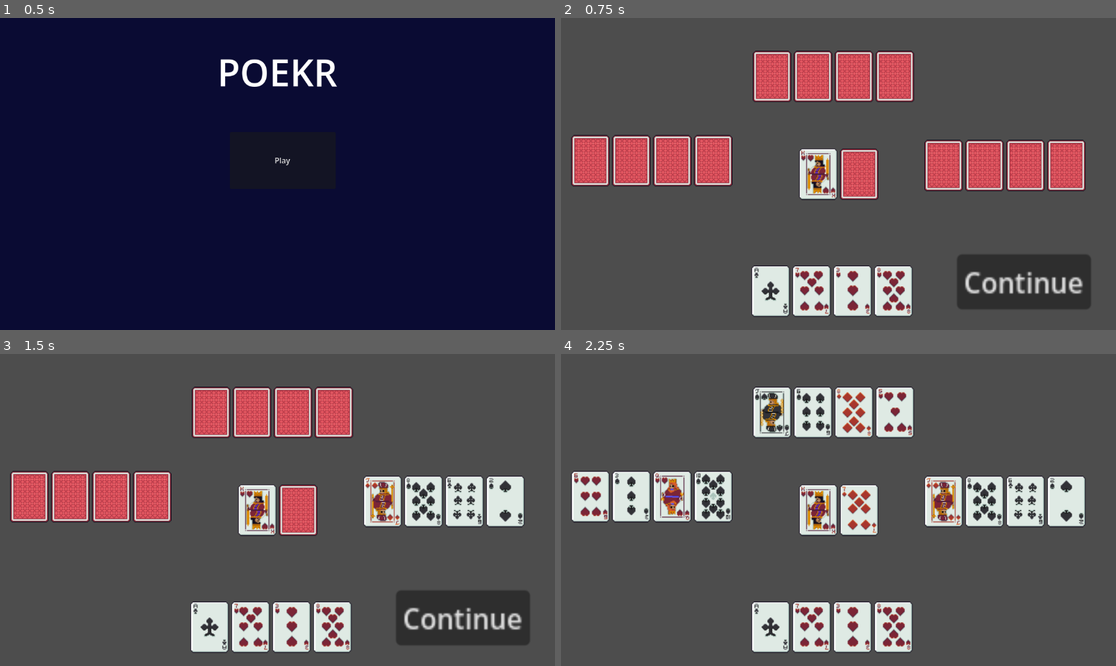
Above: before the commit, frames 1-4 (two rows, left to right).
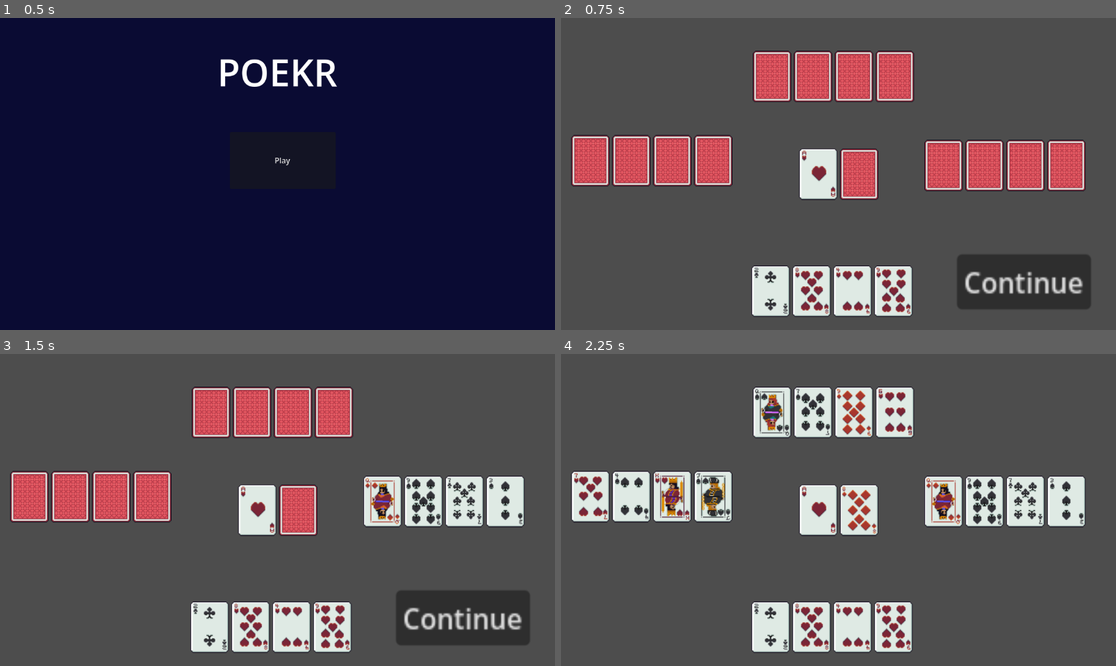
Above: after the commit, the same moments.

Repository: joey-x-y/card-game
Game: Godot game, scene res://Scenes/Main.tscn
Same seed, same stepped clock (60 frames per second), same inputs: the game is played once before the commit and once after it.
Inputs:
- Up to frame 1 (0.5 s): no input
- Up to frame 2 (0.75 s): click "Play" at 0.5 s
- Up to frame 3 (1.5 s): click "Continue" at 1.25 s
- Up to frame 4 (2.25 s): click "Continue" at 2 s

Frame 1 is identical in both runs. In frame 2, 1.5% of the frame differs, in the area x 34-63%, y 42-95%; in frame 3, 2.5%; in frame 4, 5.1%, in the area x 2-95%, y 11-95%.

Commit message:
Fixed high card comparisons and saves order of best to worst

Diff:
--- a/Scripts/CardData.gd
+++ b/Scripts/CardData.gd
@@ -10,7 +10,6 @@
 }
 
 var Ranks = {
-	1: "ACE",
 	2: "TWO",
 	3: "THREE",
 	4: "FOUR",
@@ -23,6 +22,7 @@
 	11: "JACK",
 	12: "QUEEN",
 	13: "KING",
+	14: "ACE",
 	0: "JOKER",
 }
 
@@ -33,7 +33,7 @@
 var front_texture
 var back_texture
 
-func _init(suit: Suit = Suit.SPADES, rank: int = 1):
+func _init(suit: Suit = Suit.SPADES, rank: int = 2):
 	self.suit = suit
 	self.rank = rank
 	id = Ranks[rank] + "_" + String(Suit.find_key(suit))
--- a/Scripts/CardSorter.gd
+++ b/Scripts/CardSorter.gd
@@ -43,6 +43,27 @@
 
 	return ranks
 
+static func check_all_same_suit(cards):
+	# will be false if joker first
+	var suit = cards[0].card.suit
+	var i = 1
+	while i < cards.size():
+		if cards[i].card.suit != suit && cards[i].card.suit != 4:
+			return false
+
+	return true
+
+static func check_all_same_rank(cards):
+	# will be false if joker first
+	var rank = cards[0].card.rank
+	var i = 1
+	while i < cards.size():
+		if cards[i].card.rank != rank && cards[i].card.rank != 0:
+			return false
+
+	return true
+
+
 
 static func check_contain_rank(rank, cards):
 	for card in cards:
@@ -81,13 +102,71 @@
 			c += 1
 	return c
 
-static func count_jokers_by_id(cards: Array[String]):
-	return cards.count("JOKER_NONE")
+static func remove_jokers(cards):
+	var new_array = []
+	for c in cards:
+		if c.card.rank != 0:
+			new_array.append(c)
 
-static func remove_jokers(cards):
-	for i in range(cards.size()):
-		if cards[i].card.rank == 0:
-			cards.remove_at(i)
-			i -= 1
+	return new_array
 
-	return cards
+static func get_best_hand(a, b, straight = false):
+	var hand = min(a.size(), 5)
+	for i in range(hand):
+		var an = a[i].card.rank
+		var bn = b[i].card.rank
+		# Joker Check
+		if an == 0:
+			an = find_expected_joker_rank(a, straight)
+		if bn  == 0:
+			bn = find_expected_joker_rank(b, straight)
+
+		# normal check
+		if an > bn:
+			return a
+		elif an < bn:
+			return b
+
+	# for now, hand a wins ties until i implement pushes
+	return a
+
+static func find_expected_joker_rank(cards, straight):
+	# questoinable with multiple jokers, may need to pass in variable, for 1st, 2nd, etc
+	if count_jokers(cards) == 0:
+		return 0
+	if straight:
+		if cards[0].card.rank == 0:
+			if cards[1].card.rank == 0:
+				var i = 2
+				while i < cards.size():
+					if cards[i].card.rank == 0:
+						i += 1
+					else:
+						return cards[i].card.rank + i
+			else:
+				return cards[1].card.rank + 1
+
+		else:
+			var i = 1
+			while i < cards.size():
+				if cards[i].card.rank == 0:
+					return cards[0].card.rank - i
+				else:
+					i += 1
+
+	elif CardSorter.check_all_same_suit(cards):
+		var i = 14
+		while i > 0:
+			if CardSorter.check_contain_rank(i, cards):
+				i -= 1
+			else:
+				return i
+
+		return cards[0].card.rank
+	else:
+		if cards.size() == 5:
+			if cards[4].card.rank == 0:
+				return cards[2].card.rank
+		return cards[0].card.rank
+
+	return 0
--- a/Scripts/Character.gd
+++ b/Scripts/Character.gd
@@ -25,7 +25,7 @@
 
 func give_card(card):
 	hand.add(card)
-	print(State[state], " ", CardData.Suit.find_key(card.card.suit), " ", card.card.Ranks[card.card.rank])
+	# print(State[state], " ", CardData.Suit.find_key(card.card.suit), " ", card.card.Ranks[card.card.rank])
 
 func get_state_name():
 	return State[state]
@@ -42,3 +42,11 @@
 func pick_discard():
 	#TODO: Implement discard picking
 	return [hand.hand[0], hand.hand[1]]
+
+func set_hand(cards):
+	wipe_hand()
+	for c in cards:
+		give_card(c)
+
+func wipe_hand():
+	hand.clear()
--- a/Scripts/Deck.gd
+++ b/Scripts/Deck.gd
@@ -4,7 +4,6 @@
 var cards: Array[Card] = []
 
 func _ready():
-	cards.append(Card.new(CardData.new(CardData.Suit.SPADES, 1)))
 	cards.append(Card.new(CardData.new(CardData.Suit.SPADES, 2)))
 	cards.append(Card.new(CardData.new(CardData.Suit.SPADES, 3)))
 	cards.append(Card.new(CardData.new(CardData.Suit.SPADES, 4)))
@@ -17,7 +16,7 @@
 	cards.append(Card.new(CardData.new(CardData.Suit.SPADES, 11)))
 	cards.append(Card.new(CardData.new(CardData.Suit.SPADES, 12)))
 	cards.append(Card.new(CardData.new(CardData.Suit.SPADES, 13)))
-	cards.append(Card.new(CardData.new(CardData.Suit.HEARTS, 1)))
+	cards.append(Card.new(CardData.new(CardData.Suit.SPADES, 14)))
 	cards.append(Card.new(CardData.new(CardData.Suit.HEARTS, 2)))
 	cards.append(Card.new(CardData.new(CardData.Suit.HEARTS, 3)))
 	cards.append(Card.new(CardData.new(CardData.Suit.HEARTS, 4)))
@@ -30,7 +29,7 @@
 	cards.append(Card.new(CardData.new(CardData.Suit.HEARTS, 11)))
 	cards.append(Card.new(CardData.new(CardData.Suit.HEARTS, 12)))
 	cards.append(Card.new(CardData.new(CardData.Suit.HEARTS, 13)))
-	cards.append(Card.new(CardData.new(CardData.Suit.DIAMONDS, 1)))
+	cards.append(Card.new(CardData.new(CardData.Suit.HEARTS, 14)))
 	cards.append(Card.new(CardData.new(CardData.Suit.DIAMONDS, 2)))
 	cards.append(Card.new(CardData.new(CardData.Suit.DIAMONDS, 3)))
 	cards.append(Card.new(CardData.new(CardData.Suit.DIAMONDS, 4)))
@@ -43,7 +42,7 @@
 	cards.append(Card.new(CardData.new(CardData.Suit.DIAMONDS, 11)))
 	cards.append(Card.new(CardData.new(CardData.Suit.DIAMONDS, 12)))
 	cards.append(Card.new(CardData.new(CardData.Suit.DIAMONDS, 13)))
-	cards.append(Card.new(CardData.new(CardData.Suit.CLUBS, 1)))
+	cards.append(Card.new(CardData.new(CardData.Suit.DIAMONDS, 14)))
 	cards.append(Card.new(CardData.new(CardData.Suit.CLUBS, 2)))
 	cards.append(Card.new(CardData.new(CardData.Suit.CLUBS, 3)))
 	cards.append(Card.new(CardData.new(CardData.Suit.CLUBS, 4)))
@@ -56,6 +55,7 @@
 	cards.append(Card.new(CardData.new(CardData.Suit.CLUBS, 11)))
 	cards.append(Card.new(CardData.new(CardData.Suit.CLUBS, 12)))
 	cards.append(Card.new(CardData.new(CardData.Suit.CLUBS, 13)))
+	cards.append(Card.new(CardData.new(CardData.Suit.CLUBS, 14)))
 	cards.append(Card.new(CardData.new(CardData.Suit.NONE, 0)))
 
 func shuffle():
--- a/Scripts/DeckTextureSplitter.gd
+++ b/Scripts/DeckTextureSplitter.gd
@@ -7,39 +7,41 @@
 const CARD_HEIGHT = 64
 
 static func get_card_texture(rank: int, suit: int):
-    var texture = AtlasTexture.new()
-
-    texture.atlas = DECK
+	var texture = AtlasTexture.new()
+	texture.atlas = DECK
 
 	# Joker check
-    if (rank == 0):
-        texture.region = Rect2(
+	if (rank == 0):
+		texture.region = Rect2(
 			14 * CARD_WIDTH,
 			0,
 			CARD_WIDTH,
 			CARD_HEIGHT
 		)
-        return texture
+		return texture
 
-    texture.region = Rect2(
-        (rank - 1) * CARD_WIDTH,
-        suit * CARD_HEIGHT,
-        CARD_WIDTH,
-        CARD_HEIGHT
-    )
+	# Ace check
+	if rank == 14:
+		rank = 1
 
-    return texture
+	texture.region = Rect2(
+		(rank - 1) * CARD_WIDTH,
+		suit * CARD_HEIGHT,
+		CARD_WIDTH,
+		CARD_HEIGHT
+	)
+
+	return texture
 
 static func get_back_texture():
-    var texture = AtlasTexture.new()
+	var texture = AtlasTexture.new()
+	texture.atlas = DECK
 
-    texture.atlas = DECK
+	texture.region = Rect2(
+		CARD_WIDTH,
+		4 * CARD_HEIGHT,
+		CARD_WIDTH,
+		CARD_HEIGHT
+	)
 
-    texture.region = Rect2(
-        CARD_WIDTH,
-        4 * CARD_HEIGHT,
-        CARD_WIDTH,
-        CARD_HEIGHT
-    )
-
-    return texture
+	return texture
--- a/Scripts/GameManager.gd
+++ b/Scripts/GameManager.gd
@@ -1,4 +1,6 @@
 extends Node
+
+var title_scene_path : String = "res://Scenes/Main.tscn"
 
 @export var player: Node
 @export var ally: Node
@@ -10,7 +12,11 @@
 @export var river: Node
 var river_cards : Array[Card] = []
 
-@export var handSize: int
+@export var handSize: int = 4
+@export var wins_needed: int = 3
+
+var team1_wins: int = 0
+var team2_wins: int = 0
 
 @export var proceed_button: Button
 
@@ -74,8 +80,8 @@
 	player.enable_hand()
 	ally.enable_hand()
 
-	find_hands(player,[river_cards[0]])
-	find_hands(ally,[river_cards[0]])
+	find_hands(player, [river_cards[0]])
+	find_hands(ally, [river_cards[0]])
 
 	proceed_button.show()
 
@@ -99,17 +105,25 @@
 
 	if ally.state == n:
 		last_winner = ally
+		team1_wins += 1
 	elif op1.state == n:
 		last_winner = op1
+		team2_wins += 1
 	elif op2.state == n:
 		last_winner = op2
+		team2_wins += 1
 	else:
 		last_winner = player
+		team1_wins += 1
 
 	print("Player ", n, ": wins!")
 	print(HandFinder.Hands[best_hand[1][0]])
 	for i in best_hand[1][1]:
 		print(i.card.id)
+	print("Team 1 Wins: ", team1_wins)
+	print("Team 2 Wins: ", team2_wins)
+
+	end_round()
 
 func trade_cards(p_cards, a_cards):
 	for i in range(p_cards.size()):
@@ -122,20 +136,38 @@
 	return best_hand
 
 func find_hands(p, rcards: Array[Card] = river_cards):
-	print(p.get_state_name())
 	var cards = p.get_hand().duplicate()
 	cards.append_array(rcards)
-	# print(cards)
 	HandFinder.get_possible_hands(cards)
 
 
 func end_round():
 	next_card_index = 0
 
-	river.reset()
-	river_cards.clear()
+	if team1_wins >= wins_needed:
+		print("Team 1 won it all!")
+		await get_tree().create_timer(5).timeout
+		end_game(true)
+	elif team2_wins >= wins_needed:
+		print("Team 2 won it all!")
+		await get_tree().create_timer(5).timeout
+		end_game(false)
+	else:
+		print("Next round pending...")
+		await get_tree().create_timer(5).timeout
+		player.wipe_hand()
+		ally.wipe_hand()
+		op1.wipe_hand()
+		op2.wipe_hand()
+		river.reset()
+		river_cards.clear()
+		print("Go!")
+		start_round()
 
-	start_round()
+func end_game(win: bool):
+	# for now winning just returns to title
+	get_tree().change_scene_to_file(title_scene_path)
+
 
 func get_next_card():
 	var c = deck.draw_card(next_card_index)
--- a/Scripts/HandFinder.gd
+++ b/Scripts/HandFinder.gd
@@ -22,14 +22,15 @@
 	var pairings = pair_check(new_cards.duplicate())
 	var flush = flush_check(new_cards.duplicate())
 
-	print("Possible straights: ", straight)
-	print("Possible pairings: ", pairings)
-	print("Possible flushes: ", flush)
+	# print("Possible straights: ", straight)
+	# print("Possible pairings: " pairings)
+	# print("Possible flushes: ", flush)
 
 	return [pairings, straight, flush]
 
 static func get_best_hand(hands, river_cards):
 	var best_hand = null
+	var best_hand_list = []
 	var hands_dict = {}
 	for i in range(hands.size()):
 		var hand = hands[i]
@@ -37,36 +38,43 @@
 		hands_dict[i] = get_possible_hands(hand)
 		print("Player ", i, ": ", hands_dict[i])
 
-	best_hand = strongest_hand_group(hands_dict)
+	best_hand_list = strongest_hand_group(hands_dict)
+	best_hand = best_hand_list[0]
+
+	for i in range(best_hand_list.size()):
+		print("Rank ", i, "! Player ", best_hand_list[i][0], ": ", best_hand_list[i][1])
 
 	return best_hand
 
 static func strongest_hand_group(possible_hands):
-	var best_hand = null
-	var hand_values = []
-
-	for hand in possible_hands:
-		hand_values.append([hand, get_hand_value(possible_hands[hand])])
-
-	best_hand = hand_values[0]
-	for h in hand_values:
-		if h == best_hand:
+	var hand_values = [[0, get_hand_value(possible_hands[0])]]
+
+	for i in possible_hands:
+		if i == 0:
 			continue
-		if h[1][0] > best_hand[1][0]:
-			best_hand = h
-		elif h[1][0] == best_hand[1][0]:
-			if h[1][1][0].card.rank > best_hand[1][1][0].card.rank:
-				best_hand = h
-
-	return best_hand
+		var next = get_hand_value(possible_hands[i])
+		var n = 0
+		while n < hand_values.size():
+			if next[0] > hand_values[n][1][0]:
+				hand_values.insert(n, [i, next])
+				break
+			elif next[0] == hand_values[n][1][0]:
+				var s = false
+				if next[0] == 4:
+					s = true
+				var better = CardSorter.get_best_hand(next[1], hand_values[n][1][1], s)
+				if better == next[1]:
+					hand_values.insert(n, [i, next])
+					break
+			n += 1
+		if n == hand_values.size():
+			hand_values.append([i, next])
+
+	return hand_values
 
 static func get_hand_value(hands):
 	var hand_value = 0
 	var best_hand = []
-
-	# High Card Check
-	if (hands[0].size() == 0 && hands[1].size() == 0 && hands[2].size() == 0):
-		return [hand_value, best_hand]
 
 	# Straight Flush Check
 	if hands[2].size() > 0:
@@ -86,38 +94,32 @@
 							hand_value = 9
 							return [hand_value, h]
 						else:
-							if best_hand[0].card.rank < h[0].card.rank:
-								best_hand = h
+							best_hand = CardSorter.get_best_hand(h, best_hand, true)
 				hand_value = 8
 				return [hand_value, best_hand]
 
 	# Flush Check
-		else:
-			hand_value = 5
-			best_hand = hands[2][0]
-			if hands[2].size() > 1:
-				for h in hands[2]:
-					if CardSorter.check_contain_rank(1, h):
-						best_hand = h
-						break
-					if h == best_hand:
-						continue
-					if best_hand[0].card.rank < h[0].card.rank:
-						best_hand = h
+		hand_value = 5
+		best_hand = hands[2][0]
+		if hands[2].size() > 1:
+			for h in hands[2]:
+				if h == best_hand:
+					continue
+				best_hand = CardSorter.get_best_hand(h, best_hand)
 
 	# Straight Check
 	elif hands[1].size() > 0:
 		hand_value = 4
-		best_hand = hands[1][0]
-		if hands[1].size()> 1:
+		var best_hand_array = hands[1][0]
+		if hands[1].size() > 1:
 			for h in hands[1]:
-				if CardSorter.check_contain_rank(1, h):
-					best_hand = h
-					break
-				if h == best_hand:
+				if h[0] == best_hand_array:
 					continue
-				if best_hand[0].card.rank < h[0].card.rank:
-					best_hand = h
+				best_hand_array = [CardSorter.get_best_hand(h[0][0], best_hand_array[0], true)]
+				if best_hand_array[0].card.rank < h[0][0].card.rank:
+					best_hand_array = h[0]
+		for a in best_hand_array:
+			best_hand.append(a[0])
 
 	# Pairing Checks
 	if hands[0].size() > 0:
@@ -156,8 +158,7 @@
 				best_hand = groups[0]
 				if groups.size() > 1:
 					for g in groups:
-						if g[0] > best_hand[0]:
-							best_hand = g
+						best_hand = CardSorter.get_best_hand(g, best_hand)
 
 			elif hand_value == 6:
 				while i < n:
@@ -167,8 +168,7 @@
 				best_hand = groups[0]
 				if groups.size() > 1:
 					for g in groups:
-						if g[0] > best_hand[0]:
-							best_hand = g
+						best_hand = CardSorter.get_best_hand(g, best_hand)
 
 				i = 1
 				groups.clear()
@@ -179,8 +179,7 @@
 				next_hand = groups[0]
 				if groups.size() > 1:
 					for g in groups:
-						if g[0] > next_hand[0]:
-							next_hand = g
+						next_hand = CardSorter.get_best_hand(g, next_hand)
 
 				best_hand.append_array(next_hand)
 
@@ -192,8 +191,7 @@
 				best_hand = groups[0]
 				if groups.size() > 1:
 					for g in groups:
-						if g[0] > best_hand[0]:
-							best_hand = g
+						best_hand = CardSorter.get_best_hand(g, best_hand)
 
 			elif hand_value == 2:
 				while i < n:
@@ -204,11 +202,13 @@
 				next_hand = groups[1]
 				if groups.size() > 2:
 					for g in groups:
-						if g[0] > best_hand[0]:
-							best_hand = g
-						elif g[0] > next_hand[0]:
-							next_hand = g
-				best_hand.append_array(next_hand)
+						best_hand = CardSorter.get_best_hand(g, best_hand)
+						if g != best_hand:
+							next_hand = CardSorter.get_best_hand(g, next_hand)
+				if CardSorter.get_best_hand(best_hand, next_hand) == best_hand:
+					best_hand.append_array(next_hand)
+				else:
+					best_hand.insert(0, next_hand)
 
 			elif hand_value == 1:
 				while i < n:
@@ -218,8 +218,7 @@
 				best_hand = groups[0]
 				if groups.size() > 1:
 					for g in groups:
-						if g[0] > best_hand[0]:
-							best_hand = g
+						best_hand = CardSorter.get_best_hand(g, best_hand)
 
 			elif hand_value == 0:
 				best_hand = hands[0][1]
@@ -228,7 +227,7 @@
 
 
 static func royal_flush_check(hand, jokers):
-	return (hand[0].card.rank == 1 || hand[0].card.rank + jokers > 13)
+	return (hand[0].card.rank == 14 || (hand[0].card.rank == 0 && CardSorter.check_contain_rank(14 - jokers, hand)))
 
 
 static func pair_check(cards):
@@ -264,35 +263,25 @@
 	if jokers > 0:
 		var j = CardSorter.get_joker(cards)
 		for _i in range(jokers):
-			var groups = []
+			var group = []
 			if threes > 0:
 				for g in indiv_number_arrays:
 					if g.size() == 3:
-						groups.append(g)
-				if groups[-1][0].card.rank == 1:
-					groups[-1].append(j)
-				else:
-					groups[0].append(j)
+						group = g
+						break
+				group.append(j)
 				fours += 1
 				threes -= 1
 			elif pairs > 0:
 				for g in indiv_number_arrays:
 					if g.size() == 2:
-						groups.append(g)
-				if groups[-1][0].card.rank == 1:
-					groups[-1].append(j)
-				else:
-					groups[0].append(j)
+						group = g
+						break
+				group.append(j)
 				threes += 1
 				pairs -= 1
 			else:
-				if number_array.has(1):
-					for c in cards:
-						if c.card.rank == 1:
-							indiv_number_arrays.append([c, j])
-							break
-				else:
-					indiv_number_arrays.append([cards[0], j])
+				indiv_number_arrays.append([cards[0], j])
 				pairs += 1
 
 
@@ -309,20 +298,13 @@
 		else:
 			indiv_number_arrays.insert(0, 2)
 	else:
-		indiv_number_arrays = [1]
-		if CardSorter.check_contain_rank(1, cards):
-			indiv_number_arrays.append(CardSorter.get_matching_rank(1, cards))
-		else:
-			indiv_number_arrays.append([cards[0]])
-
+		indiv_number_arrays = [1, [cards[0]]]
 
 	return indiv_number_arrays
 
 static func straight_check(cards):
-	var old_cards = cards.duplicate()
-	cards = CardSorter.remove_jokers(old_cards)
-	var jokers = old_cards.size() - cards.size()
-	var straight_length = 5 - jokers
+	var jokers = CardSorter.count_jokers(cards)
+	var straight_length = 5
 
 	var straight_hands = []
 
@@ -331,27 +313,40 @@
 	var i = 0
 	while i < count:
 		var n = cards[i].card.rank
-		var chain_ranks = [cards[i]]
+		var chain_ranks = [CardSorter.get_matching_rank(n, cards)]
 		var chain = true
-
-		var aces = CardSorter.get_matching_rank(1, cards)
-		if (n == 13 && aces.size() > 0):
-			chain_ranks.insert(0, aces)
-			i += aces.size()
-
-		while chain:
+		var usable_jokers = jokers
+
+		while chain && n >= 2:
 			var next_rank = CardSorter.get_matching_rank(n-1, cards)
 			if (next_rank.size() > 0):
 				n -= 1
 				chain_ranks.append(next_rank)
 				i += next_rank.size()
+			# checks if can use a low ace
+			elif n == 2 && CardSorter.check_contain_rank(14, cards):
+				chain_ranks.append(CardSorter.get_matching_rank(14, cards))
+				i = count
+				chain = false
+			elif usable_jokers > 0 && chain_ranks.size() < straight_length - usable_jokers:
+				usable_jokers -= 1
+				n -= 1
+				chain_ranks.append([CardSorter.get_joker(cards)])
+				i += 1
 			else:
 				chain = false
 
-		if chain_ranks.size() >= straight_length:
-			for _i in range(jokers):
-				chain_ranks.insert(0, CardSorter.get_joker(cards))
+		if chain_ranks.size() >= straight_length - usable_jokers:
+			var j = 0
+			var biggest = chain_ranks[0][0].card.rank
+			var joker_card = CardSorter.get_joker(cards)
+			for _i in range(usable_jokers):
+				if biggest < 14 - j:
+					chain_ranks.insert(0, joker_card)
+				else:
+					chain_ranks.append(joker_card)
 				i += 1
+				j += 1
 			straight_hands.append(chain_ranks)
 		i += 1
 
@@ -383,11 +378,11 @@
 
 	if hearts.size() >= flush_length:
 		flush_hands.append(hearts)
-	elif diamonds.size() >= flush_length:
+	if diamonds.size() >= flush_length:
 		flush_hands.append(diamonds)
-	elif spades.size() >= flush_length:
+	if spades.size() >= flush_length:
 		flush_hands.append(spades)
-	elif clubs.size() >= flush_length:
+	if clubs.size() >= flush_length:
 		flush_hands.append(clubs)
 
 	if jokers.size() > 0 && flush_hands.size() > 0:
--- a/Scripts/River.gd
+++ b/Scripts/River.gd
@@ -36,7 +36,7 @@
 
 func set_card(index, card):
 	card_slot[index].set_card(card)
-	print("River ", index, " ", CardData.Suit.find_key(card.card.suit), " ", card.card.Ranks[card.card.rank])
+	# print("River ", index, " ", CardData.Suit.find_key(card.card.suit), " ", card.card.Ranks[card.card.rank])
 
 func flip_card(index):
 	card_slot[index].flip_front()
